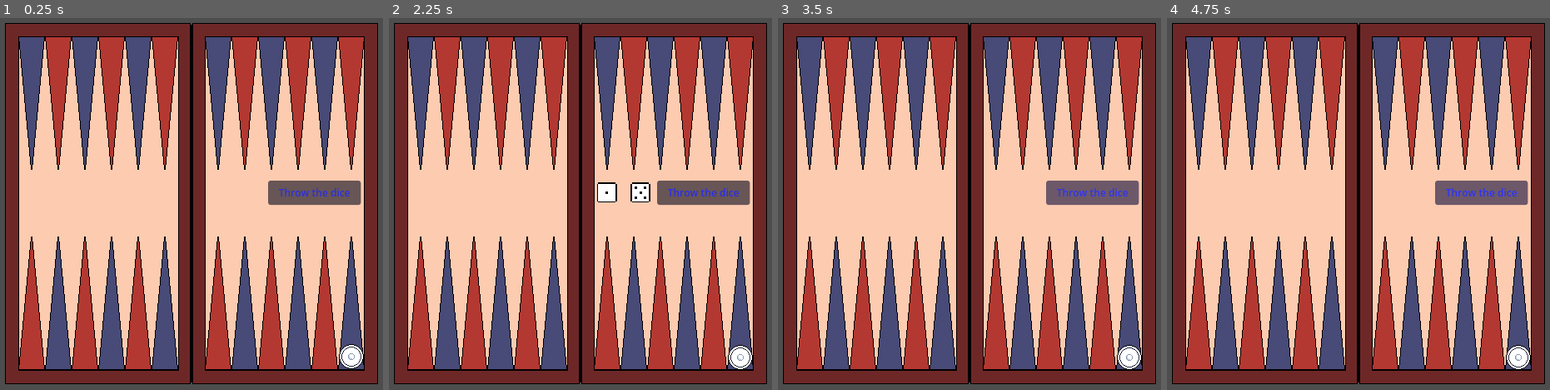
Above: before the commit, frames 1-4 (left to right).
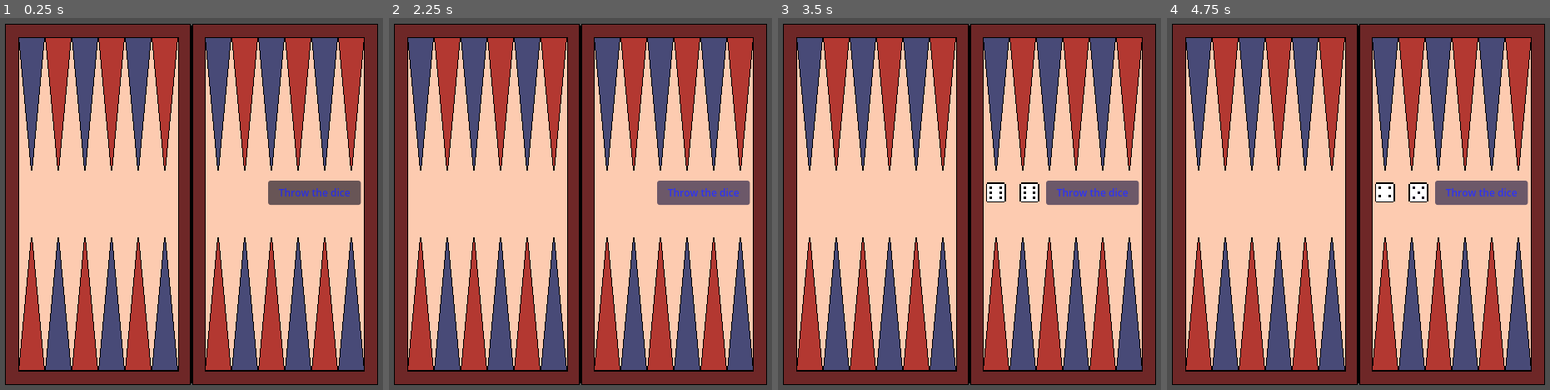
Above: after the commit, the same moments.

Repository: Korkoto/backgammon_madnesss
Game: Godot game, scene res://scenes/main.tscn
Two runs of this game, one before a commit and one after it. Both use one fixed random seed, a clock stepped at 60 frames per second and the inputs below.
Inputs (mouse positions are in pixels of both pictures, inside the frame that each line leads up to; where the layout moved, square brackets give the same spot in the first picture):
- Up to frame 1 (0.25 s): no input
- Up to frame 2 (2.25 s): click "Throw the dice" at 0.5 s; click (703, 192) [741, 356] at 1.25 s; click (703, 192) [741, 356] at 2 s
- Up to frame 3 (3.5 s): click "Throw the dice" at 2.75 s
- Up to frame 4 (4.75 s): click (1481, 192) [1519, 356] at 3.5 s; click "Throw the dice" at 4.25 s

The runs differ from the first frame. In frame 1, 2.6% of the frame differs, in the area x 1-99%, y 1-99%; in frame 2, 3.2%; in frame 3, 3.2%; in frame 4, 3.2%.

Commit message:
Stuff
Added an array into the main scene that is auto populated with all possible Vector2 positions a pawn can have on the upper and lower part of the board

Diff:
--- a/hud.gd
+++ b/hud.gd
@@ -1,6 +1,9 @@
 extends Control
 
-@onready var throw_dice_function = get_node("Dice")
+@onready var throw_dice_scene = get_node("Dice")
+@onready var dice_1 = $Dice/Dice1
+@onready var dice_2 = $Dice/Dice2
+
 
 
 
@@ -12,4 +15,4 @@
 	await get_tree().create_timer(1.0).timeout
 	$Dice/Dice1.visible = true
 	$Dice/Dice2.visible = true
-	throw_dice_function.throw_dice()
+	throw_dice_scene.throw_dice()
--- a/scenes/board.tscn
+++ b/scenes/board.tscn
@@ -1,17 +1,9 @@
 [gd_scene format=3 uid="uid://y83utq5sholm"]
 
 [ext_resource type="Texture2D" uid="uid://beqcd53ycctox" path="res://assets/backgammon_table.png" id="1_tx6nw"]
-[ext_resource type="PackedScene" uid="uid://c301ufjr6kv8f" path="res://scenes/pawn_white.tscn" id="2_nglv8"]
 
 [node name="Board" type="Node2D" unique_id=454198120]
 
 [node name="Sprite2D" type="Sprite2D" parent="." unique_id=3770374]
-position = Vector2(287, 262)
+position = Vector2(287, 263)
 texture = ExtResource("1_tx6nw")
-
-[node name="Pawns" type="Node" parent="." unique_id=772061464]
-
-[node name="PawnWhite2" type="Node" parent="Pawns" unique_id=1629221250]
-
-[node name="PawnWhite" parent="Pawns/PawnWhite2" unique_id=1723992478 instance=ExtResource("2_nglv8")]
-position = Vector2(480, 447)
--- a/scenes/main.tscn
+++ b/scenes/main.tscn
@@ -3,10 +3,18 @@
 [ext_resource type="Script" uid="uid://wt2rmcse7u6t" path="res://scripts/main.gd" id="1_o5qli"]
 [ext_resource type="PackedScene" uid="uid://y83utq5sholm" path="res://scenes/board.tscn" id="2_sugp2"]
 [ext_resource type="PackedScene" uid="uid://xq76gdvqx7ah" path="res://scenes/hud.tscn" id="3_jyhfs"]
+[ext_resource type="PackedScene" uid="uid://c301ufjr6kv8f" path="res://scenes/pawn_white.tscn" id="4_jyhfs"]
 
 [node name="Main" type="Node2D" unique_id=686452789]
 script = ExtResource("1_o5qli")
 
 [node name="Board" parent="." unique_id=454198120 instance=ExtResource("2_sugp2")]
 
-[node name="Hud" parent="Board" unique_id=1180394394 instance=ExtResource("3_jyhfs")]
+[node name="Hud" parent="." unique_id=1180394394 instance=ExtResource("3_jyhfs")]
+
+[node name="Pawns" type="Node" parent="." unique_id=468789400]
+
+[node name="WhitePawns" type="Node" parent="Pawns" unique_id=304375994]
+
+[node name="PawnWhite1" parent="Pawns/WhitePawns" unique_id=1723992478 instance=ExtResource("4_jyhfs")]
+position = Vector2(-71, -24)
--- a/scripts/dice.gd
+++ b/scripts/dice.gd
@@ -13,6 +13,7 @@
 	var dice_1_frame: int = randi_range(0, 5)
 	var dice_2_frame: int = randi_range(0, 5)
 
+
 	# Picks only 1 frame from Dice 1 and 2 AnimatedSprite2D, based on the random number from dice1 and dice2 variables
 	dice_1.set_frame(dice_1_frame)
 	dice_2.set_frame(dice_2_frame)
--- a/scripts/main.gd
+++ b/scripts/main.gd
@@ -1,18 +1,37 @@
 extends Node2D
 
-# to define each play and all the mechanics and moves for each one, I think I need to use enums
+# Initial idea on how to program player movement based on a) dice throw and b) where its allowed to move
 
-#enum Players { PLAYER1, PLAYER2 }
-#
-#@export var player_turn: Players # exports the enum to be editable in the inspector
-#
-## with enum exported you can do interesting things like the following
-#
-#func _ready():
-	#match player_turn:
-		#Players.PLAYER1:
-			#print("It is Player 1 turn")
-		#Players.PLAYER2:
-			#print("It is Player 2 turn")
-		#_: # default response
-			#print("Which Player's turn is it?")
+# 1. Map all positions a pawn can move to based on their Vector2 position ✅
+# 2. Put all those positions in an array ✅
+# 3. Every time you throw the dice, the possible options to move should be your current position + the dice number
+# 4. It will also check if the pawn has something above, in which case it will prevent movement
+
+
+var pawn_possible_positions_up: Array[Vector2] = []
+var pawn_possible_positions_down: Array[Vector2] = []
+
+func _ready():
+	pawn_positions()
+
+
+
+# Make an Array with all 65 possible pawn positions in each side of the board
+
+func pawn_positions():
+
+	# Pawn positions on the bottom side of the board
+
+	var initial_position_up = Vector2(480, 80)
+	var initial_position_down = Vector2(480, 448)
+	for i in range(5): # 5 vertical positions
+		pawn_possible_positions_down.append(Vector2(initial_position_down.x, initial_position_down.y - (i * 32))) # Moves coordinates by 32px on Y axis, 5 times
+		pawn_possible_positions_up.append(Vector2(initial_position_up.x, initial_position_up.y + (i * 32))) # Moves coordinates by 32px on Y axis, 5 times
+		for j in range(12): # 12 horizontal positions except postions Array[6, 19, 32, 45, 58] which are on top of the board wood - lost pawns basically
+			pawn_possible_positions_down.append(Vector2(initial_position_down.x - ((j+1) * 32),initial_position_down.y - (i * 32))) # Moves coordinates by 32px on X axis, 13 times
+			pawn_possible_positions_up.append(Vector2(initial_position_up.x - ((j+1) * 32),initial_position_up.y + (i * 32))) # Moves coordinates by 32px on X axis, 13 times
+
+
+
+func possible_movement():
+	pass
